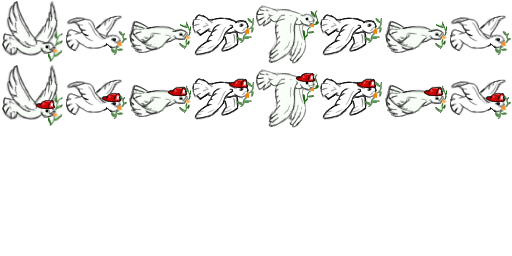
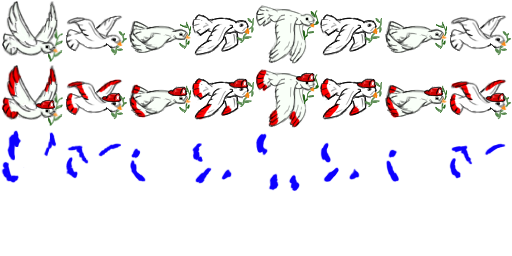
Layers edited between the first and the second 512 × 256 image:
added layer "Layer 1 copy" above "Group 2" over (1, 130, 506, 192)
added group "Group 2" with 9 layers above "Group 1" over (1, 66, 506, 128)
added layer "Layer 1" (linear burn) in group "Group 2" over (1, 66, 506, 128)
moved "Fire Pidgeon 5" into group "Group 2" over (256, 69, 300, 128)
moved "Fire pidgeon 4 copy" into group "Group 2" over (320, 78, 360, 118)
moved "Fire pidgeon 4" into group "Group 2" over (192, 79, 232, 120)
moved "Fire Pidgeon 3 copy" into group "Group 2" over (386, 85, 399, 117)
moved "Fire Pidgeon 3" into group "Group 2" over (130, 84, 146, 117)
moved "Fire pidgeon 2 copy" into group "Group 2" over (450, 79, 506, 115)
moved "Fire pidgeon 2" into group "Group 2" over (66, 79, 122, 115)
moved "Fire Pidgeon 1" into group "Group 2" over (2, 66, 57, 119)
